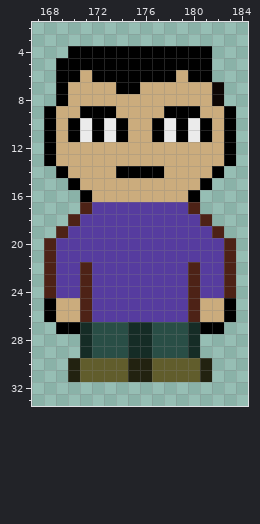
One commit to this pixel-art file: assets/art/prototype/prototype.aseprite. The first picture shows the starting point.
608x384 pixels, 1 frame. Shown: x 167..184, y 2..33. The old version is drawn lined up with the new one. The commit also changed other parts of the picture, which this record leaves out.
The result:
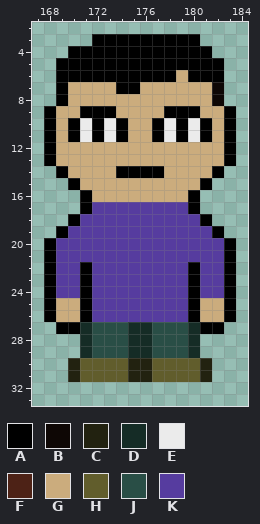
Palette (. is transparent): A #000000  B #0e0705  C #222210  D #152c26  E #ebebeb  F #4d2216  G #cbac7d  H #615d2c  J #294e46  K #563c9f
Difference:
drawings rearranged on the sheet (the old picture shows each at its new place)
@@ x 167..184 @@
  2 ..................
- 3 ..................
+ 3 .....AAAAAAAAA....
  4 ...AAAAAAAAAAAA...
- 5 ..AAAAAAAAAAAAA...
- 6 ..AAGAAAAAAAGAA...
+ 5 ..AAAAAAAAAAAAAA..
+ 6 ..AAAAAAAAAAGAAA..
  7 ..AGGGGAAGGGGGGB..
@@ x 167..184 @@
 16 ....AGGGGGGGGA....
-17 ....FKKKKKKKKF....
-18 ...FKKKKKKKKKKF...
-19 ..FKKKKKKKKKKKKF..
-20 .FKKKKKKKKKKKKKKF.
-21 .FKKKKKKKKKKKKKKF.
-22 .FKKFKKKKKKKKFKKF.
-23 .FKKFKKKKKKKKFKKF.
-24 .FKKFKKKKKKKKFKKF.
-25 .AGGFKKKKKKKKFGGA.
-26 .AGGFKKKKKKKKFGGA.
+17 ....AKKKKKKKKA....
+18 ...AKKKKKKKKKKA...
+19 ..AKKKKKKKKKKKKA..
+20 .AKKKKKKKKKKKKKKA.
+21 .AKKKKKKKKKKKKKKA.
+22 .AKKAKKKKKKKKAKKA.
+23 .AKKAKKKKKKKKAKKA.
+24 .AKKAKKKKKKKKAKKA.
+25 .AGGAKKKKKKKKAGGA.
+26 .AGGAKKKKKKKKAGGA.
 27 ..AADJJJDDJJJDAA..
Pixel boxes of the changes (left, top, right, bottom) in both pictures:
changed: (80, 34, 224, 82)
changed: (44, 202, 92, 322)
changed: (188, 202, 236, 322)
